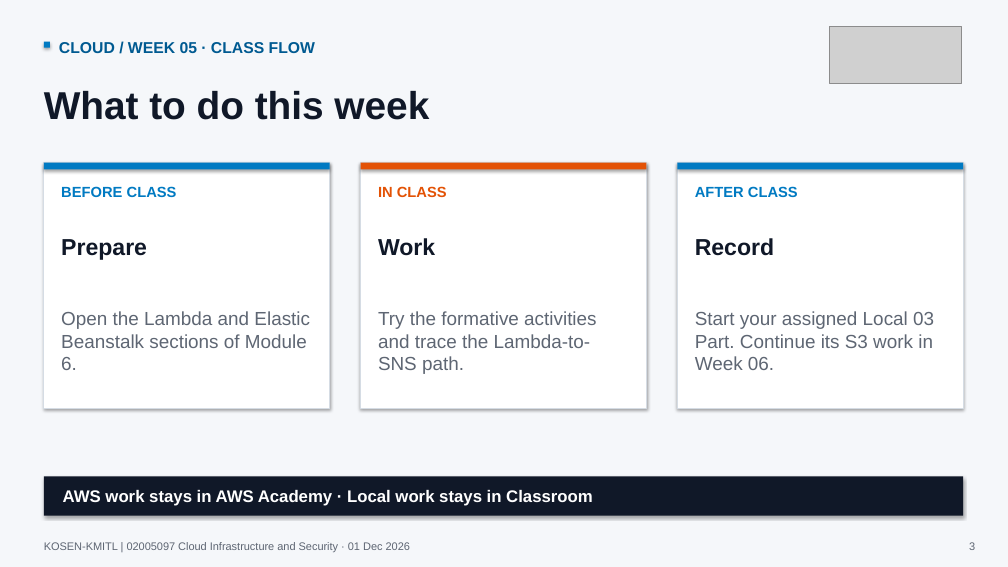
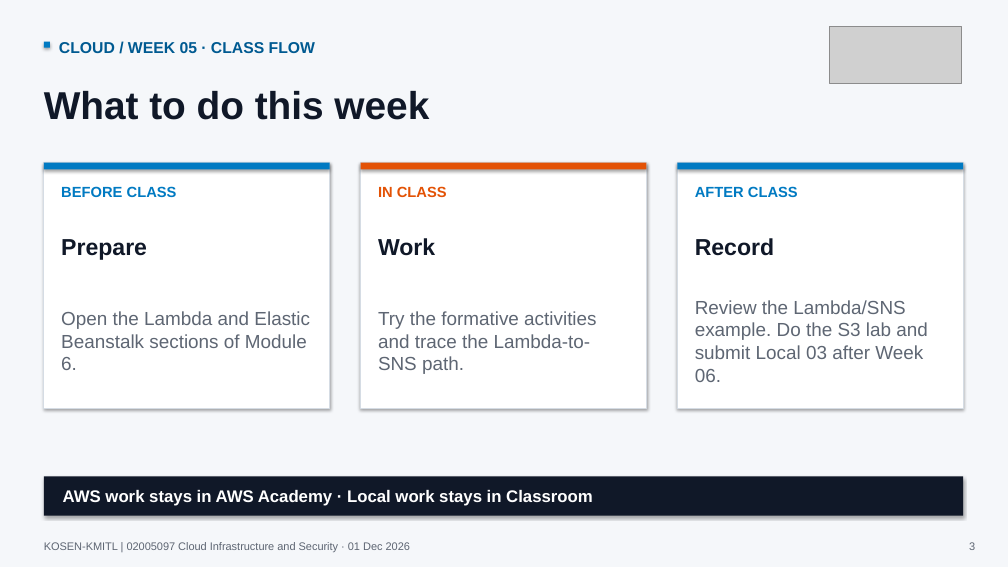
Before and after one commit to nutthakorn7/cloud-infrastructure-security, a slide deck: slide 3 of slides/weekly-bridges/output/Week05_Cloud_Course_Bridge.pptx. Drawn at 1008x567 pixels with LibreOffice and Linux fonts; fonts in the diff are those of the drawing; grey boxes stand for pictures. Boxes give left, top, right and bottom in pixels: in the first picture for what was removed or moved away, otherwise in the second. Text is boxed around its words. In the diff, an @@ line names an element or a change of style, - is before the commit and + after.

Commit message:
Align Week 05 bridge and instructor plan with Week 06 S3 work

```diff
--- a/slides/weekly-bridges/output/Week05_Cloud_Course_Bridge.pptx
+++ b/slides/weekly-bridges/output/Week05_Cloud_Course_Bridge.pptx
@@ text at <box>695,300,928,382</box>: text changed @@
-Start your assigned Local 03 Part. Continue its S3 work in Week 06.
+Review the Lambda/SNS example. Do the S3 lab and submit Local 03 after Week 06.
```
Also in this commit, not shown: 1 other slide changed, 3 other files.
